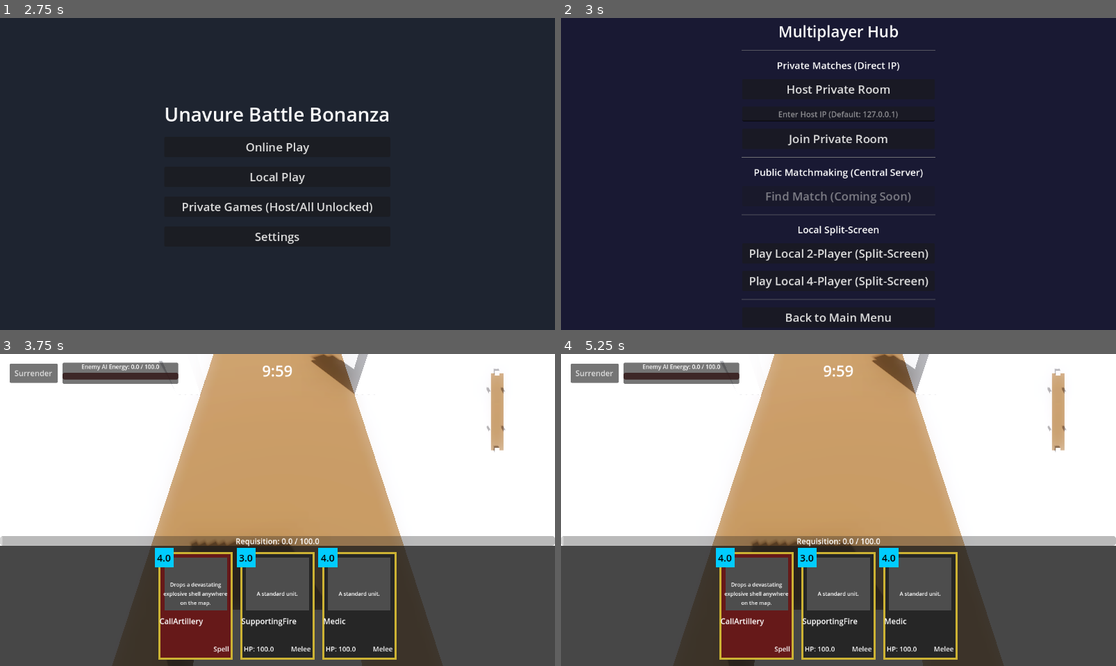
Above: before the commit, frames 1-4 (two rows, left to right).
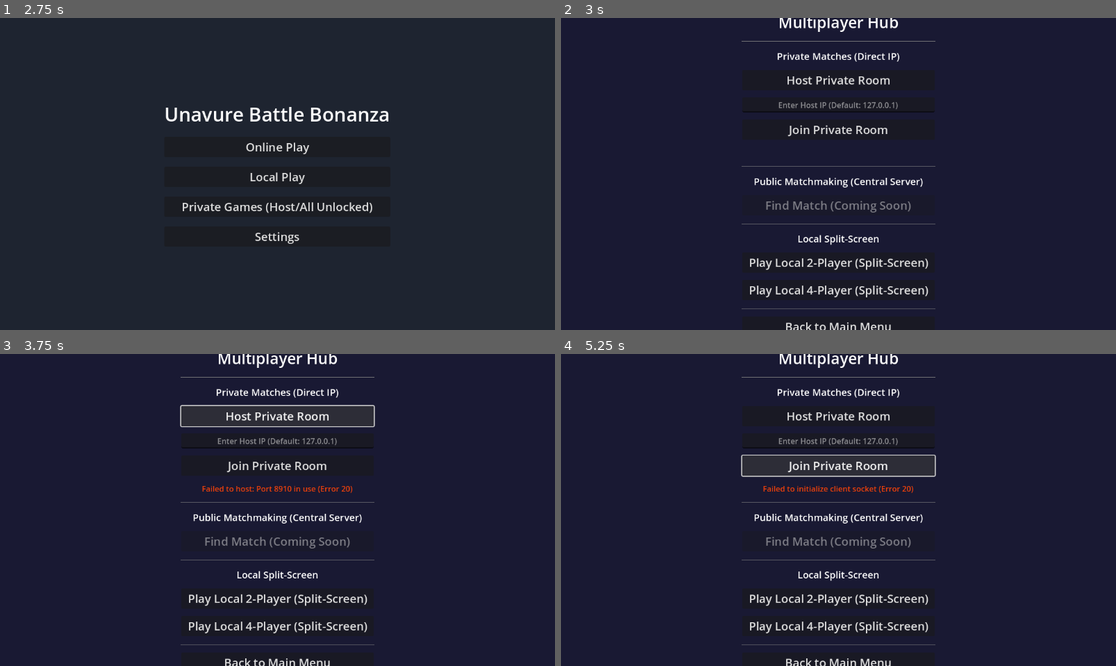
Above: after the commit, the same moments.

Repository: geoffbradford96/UBB_v6
Game: Godot game, scene res://Scenes/BootScreen.tscn
Same seed, same stepped clock (60 frames per second), same inputs: the game is played once before the commit and once after it.
Inputs (mouse positions are in pixels of both pictures, inside the frame that each line leads up to):
- Up to frame 1 (2.75 s): tap Enter at 0.5, 2 s; move the mouse to (399, 158) at 0.52 s; hold Right (ui_right) 0.53-1.25 s; click (399, 158) at 0.67 s; tap Space at 1.25 s; drag from (166, 189) to (249, 236) at 1.27 s; move the mouse to (333, 105) at 2.02 s; hold Right (ui_right) from 2.03 s (still down)
- Up to frame 2 (3 s): release Right (ui_right) at 2.75 s; click "Private Games (Host/All Unloc…" at 2.75 s
- Up to frame 3 (3.75 s): click "Host Private Room" at 3.5 s
- Up to frame 4 (5.25 s): click (594, 372) at 4.25 s, where only the run before the commit has a clickable "Surrender"; click "Join Private Room" at 5 s

Frame 1 is identical in both runs. In frame 2, 7.0% of the frame differs, in the area x 32-68%, y 0-100%; in frame 3, 95%, in the area x 0-100%, y 0-100%; in frame 4, 95%.

Commit message:
Multiplayer and network hardening: peer lifecycle safety, connection signal handling, RPC validation, and state synchronization

Diff:
--- a/Scenes/MultiplayerMenu.tscn
+++ b/Scenes/MultiplayerMenu.tscn
@@ -65,6 +65,12 @@
 theme_override_font_sizes/font_size = 24
 text = "Join Private Room"
 
+[node name="StatusLabel" type="Label" parent="VBoxContainer"]
+layout_mode = 2
+theme_override_font_sizes/font_size = 16
+theme_override_colors/font_color = Color(0.95, 0.85, 0.2, 1)
+horizontal_alignment = 1
+
 [node name="HSeparator2" type="HSeparator" parent="VBoxContainer"]
 layout_mode = 2
 
--- a/Scripts/ArenaManager.gd
+++ b/Scripts/ArenaManager.gd
@@ -114,6 +114,29 @@
 
     setup_match()
 
+    if multiplayer.has_multiplayer_peer():
+        if not multiplayer.peer_disconnected.is_connected(_on_peer_disconnected):
+            multiplayer.peer_disconnected.connect(_on_peer_disconnected)
+        if not multiplayer.server_disconnected.is_connected(_on_server_disconnected):
+            multiplayer.server_disconnected.connect(_on_server_disconnected)
+
+func _exit_tree():
+    if multiplayer.has_multiplayer_peer():
+        if multiplayer.peer_disconnected.is_connected(_on_peer_disconnected):
+            multiplayer.peer_disconnected.disconnect(_on_peer_disconnected)
+        if multiplayer.server_disconnected.is_connected(_on_server_disconnected):
+            multiplayer.server_disconnected.disconnect(_on_server_disconnected)
+
+func _on_peer_disconnected(id: int):
+    print("Multiplayer peer disconnected: ", id)
+    if GameState.current_mode.begins_with("ONLINE"):
+        _end_match("OPPONENT DISCONNECTED! Victory by forfeit.")
+
+func _on_server_disconnected():
+    print("Multiplayer server disconnected.")
+    if GameState.current_mode.begins_with("ONLINE"):
+        _end_match("HOST DISCONNECTED FROM SERVER.")
+
 func setup_match():
 
     var is_4p_mode = (GameState.current_mode == "LOCAL_SPLIT_4P" or GameState.map_selected == "Arena_4P.tscn")
@@ -185,8 +208,11 @@
         match_timer -= delta
         if match_timer <= 0:
             match_timer = 0
-            sudden_death_active = true
-            _start_beast_of_nothingness()
+            if multiplayer.has_multiplayer_peer() and multiplayer.multiplayer_peer.get_connection_status() == MultiplayerPeer.CONNECTION_CONNECTED:
+                if multiplayer.is_server():
+                    rpc("sync_start_sudden_death")
+            else:
+                sync_start_sudden_death()
     else:
         beast_timer -= delta
         if beast_timer <= 0:
@@ -238,15 +264,33 @@
 
             if p.ui:
                 p.ui.update_requisition(p.req, max_requisition)
-                # Find opposing bot or player to update enemy requisition display
-                var enemy_req = 0.0
-                var enemy_name = "Enemy AI"
-                for b in get_children():
-                    if b is BotAI and b.my_team != p.team:
-                        enemy_req = b.current_requisition
-                        enemy_name = b.my_team + " AI"
-                        break
-                p.ui.update_enemy_requisition(enemy_req, max_requisition, enemy_name)
+                if multiplayer.has_multiplayer_peer() and multiplayer.multiplayer_peer.get_connection_status() == MultiplayerPeer.CONNECTION_CONNECTED:
+                    # Synchronize requisition across network for live enemy meter
+                    rpc("sync_requisition", p.team, p.req)
+                else:
+                    # Find opposing bot to update enemy requisition display
+                    var enemy_req = 0.0
+                    var enemy_name = "Enemy AI"
+                    for b in get_children():
+                        if b is BotAI and b.my_team != p.team:
+                            enemy_req = b.current_requisition
+                            enemy_name = b.my_team + " AI"
+                            break
+                    p.ui.update_enemy_requisition(enemy_req, max_requisition, enemy_name)
+
+@rpc("authority", "call_local", "reliable")
+func sync_start_sudden_death():
+    sudden_death_active = true
+    match_timer = 0.0
+    _start_beast_of_nothingness()
+
+@rpc("any_peer", "unreliable")
+func sync_requisition(team: String, req_val: float):
+    if is_nan(req_val) or is_inf(req_val): return
+    req_val = clampf(req_val, 0.0, max_requisition)
+    for p in players:
+        if p.ui and p.team != team:
+            p.ui.update_enemy_requisition(req_val, max_requisition, "Opponent (" + team + ")")
 
 func _on_ui_card_selected(card_ui, ui_instance):
     var p = _get_player_by_ui(ui_instance)
@@ -391,6 +435,27 @@
 
 @rpc("any_peer", "call_local", "reliable")
 func sync_spawn_card(card_path: String, pos: Vector3, team: String, unique_id: String):
+    # Security: Strict validation of card path
+    if not card_path.begins_with("res://Data/Cards/") or not (card_path.ends_with(".tres") or card_path.ends_with(".tres.remap")):
+        push_warning("Security: Rejected unauthorized card path in RPC: " + str(card_path))
+        return
+
+    # Security: Validate position coordinates (finite, non-NaN, within arena bounds)
+    if is_nan(pos.x) or is_nan(pos.y) or is_nan(pos.z) or is_inf(pos.x) or is_inf(pos.y) or is_inf(pos.z):
+        push_warning("Security: Rejected NaN/Inf position in sync_spawn_card")
+        return
+    if abs(pos.x) > 200.0 or abs(pos.z) > 200.0:
+        push_warning("Security: Rejected out-of-bounds spawn position: " + str(pos))
+        return
+
+    # Security: Validate caller authority to prevent team spoofing
+    if multiplayer.has_multiplayer_peer() and multiplayer.multiplayer_peer.get_connection_status() == MultiplayerPeer.CONNECTION_CONNECTED:
+        var sender_id = multiplayer.get_remote_sender_id()
+        if sender_id != 0 and sender_id != 1: # Sent by client peer
+            if team == "SideA":
+                push_warning("Security: Client attempted to spawn unit for SideA (Host). Overriding to SideB.")
+                team = "SideB"
+
     var data = load(card_path)
     if data == null or not "unit_scene" in data or data.unit_scene == null: return
 
@@ -428,6 +493,10 @@
 
 func _on_koth_tick():
     if get_tree().paused: return
+    if multiplayer.has_multiplayer_peer() and multiplayer.multiplayer_peer.get_connection_status() == MultiplayerPeer.CONNECTION_CONNECTED:
+        if not multiplayer.is_server():
+            return
+
     var koth_zone = get_node_or_null("KotH_Zone")
     if not koth_zone: return
     var bodies = koth_zone.get_overlapping_bodies()
@@ -452,8 +521,15 @@
             tied = true
     if not tied and dominant_team != "":
         koth_points[dominant_team] += 1
+        if multiplayer.has_multiplayer_peer() and multiplayer.is_server():
+            rpc("sync_koth_points", dominant_team, koth_points[dominant_team])
         if koth_points[dominant_team] >= 100:
-            _end_match(dominant_team + " WINS THE MATCH BY KOTH!")
+            _end_match(dominant_team + " WINS THE MATCH BY KOTH!", dominant_team)
+
+@rpc("authority", "unreliable")
+func sync_koth_points(team: String, points: int):
+    if koth_points.has(team):
+        koth_points[team] = points
 
 
 func _get_team_faction(team: String) -> String:
@@ -868,16 +944,39 @@
     btw.parallel().tween_property(bmat, "albedo_color:a", 0.0, 0.6)
     btw.tween_callback(burst.queue_free)
 
-func _end_match(message: String):
+func _end_match(message: String, winning_team: String = ""):
+    if multiplayer.has_multiplayer_peer() and multiplayer.multiplayer_peer.get_connection_status() == MultiplayerPeer.CONNECTION_CONNECTED:
+        if multiplayer.is_server():
+            rpc("sync_end_match", message, winning_team)
+        else:
+            if "DISCONNECTED" in message:
+                sync_end_match(message, winning_team)
+    else:
+        sync_end_match(message, winning_team)
+
+@rpc("authority", "call_local", "reliable")
+func sync_end_match(message: String, winning_team: String = ""):
     if get_tree().paused: return
     get_tree().paused = true
-    print(message)
+
+    var my_team = "SideA"
+    if players.size() == 1:
+        my_team = players[0].team
+
+    var final_message = message
+    if winning_team != "" and players.size() == 1 and GameState.current_mode != "AI_VS_AI":
+        if winning_team == my_team:
+            final_message = "VICTORY! " + (message if not message.begins_with("DEFEAT") else "All opposing bases destroyed.")
+        else:
+            final_message = "DEFEAT! " + winning_team + " is victorious."
+
+    print(final_message)
     var ui = get_node_or_null("InGameUI")
     if not ui and players.size() > 0: ui = players[0].ui
 
     if ui:
         var lbl = Label.new()
-        lbl.text = message
+        lbl.text = final_message
         lbl.set_anchors_and_offsets_preset(Control.PRESET_FULL_RECT)
         lbl.horizontal_alignment = HORIZONTAL_ALIGNMENT_CENTER
         lbl.vertical_alignment = VERTICAL_ALIGNMENT_CENTER
@@ -889,6 +988,7 @@
 
     await get_tree().create_timer(4.0, true, false, true).timeout
     get_tree().paused = false
+    GameState.disconnect_multiplayer()
     get_tree().change_scene_to_file("res://Scenes/ModeHub.tscn")
 
 func _animate_faction_structures(delta):
--- a/Scripts/GameState.gd
+++ b/Scripts/GameState.gd
@@ -67,18 +67,34 @@
 	set(value):
 		player_decks["Player1"] = value
 
-func host_game():
+func host_game() -> Error:
+	disconnect_multiplayer()
+	peer = ENetMultiplayerPeer.new()
 	var error = peer.create_server(8910, match_player_count)
 	if error == OK:
 		multiplayer.multiplayer_peer = peer
 		print("Hosting game on port 8910")
 	else:
-		print("Failed to host game: ", error)
+		print("Failed to host game on port 8910: Error ", error)
+	return error
 
-func join_game(ip: String):
-	var error = peer.create_client(ip, 8910)
+func join_game(ip: String) -> Error:
+	disconnect_multiplayer()
+	peer = ENetMultiplayerPeer.new()
+	var clean_ip = ip.strip_edges()
+	if clean_ip.is_empty():
+		clean_ip = "127.0.0.1"
+	var error = peer.create_client(clean_ip, 8910)
 	if error == OK:
 		multiplayer.multiplayer_peer = peer
-		print("Joining game at ", ip)
+		print("Connecting to game at ", clean_ip, ":8910")
 	else:
-		print("Failed to join game: ", error)
+		print("Failed to join game at ", clean_ip, ": Error ", error)
+	return error
+
+func disconnect_multiplayer():
+	if multiplayer.has_multiplayer_peer():
+		multiplayer.multiplayer_peer = null
+	if peer:
+		peer.close()
+	peer = ENetMultiplayerPeer.new()
--- a/Scripts/HealthComponent.gd
+++ b/Scripts/HealthComponent.gd
@@ -165,11 +165,11 @@
 				elif teams_alive.size() == 1:
 					var winner = teams_alive[0]
 					if GameState.current_mode == "AI_VS_AI":
-						am._end_match("MATCH OVER! " + winner + " IS VICTORIOUS!")
+						am._end_match("MATCH OVER! " + winner + " IS VICTORIOUS!", winner)
 					elif winner == my_team:
-						am._end_match("VICTORY! All opposing bases destroyed.")
+						am._end_match("VICTORY! All opposing bases destroyed.", winner)
 					else:
-						am._end_match("DEFEAT! " + winner + " destroyed all opposing bases.")
+						am._end_match("DEFEAT! " + winner + " destroyed all opposing bases.", winner)
 					return
 
 
--- a/Scripts/MultiplayerMenu.gd
+++ b/Scripts/MultiplayerMenu.gd
@@ -1,23 +1,97 @@
 extends Control
 
+@onready var status_label = $VBoxContainer.get_node_or_null("StatusLabel")
+@onready var host_btn = $VBoxContainer/HostBtn
+@onready var join_btn = $VBoxContainer/JoinBtn
+@onready var ip_input = $VBoxContainer/IPInput
+
+func _ready():
+	# Clean up any lingering connections from previous sessions
+	GameState.disconnect_multiplayer()
+
+	if not multiplayer.connected_to_server.is_connected(_on_connected_to_server):
+		multiplayer.connected_to_server.connect(_on_connected_to_server)
+	if not multiplayer.connection_failed.is_connected(_on_connection_failed):
+		multiplayer.connection_failed.connect(_on_connection_failed)
+	if not multiplayer.server_disconnected.is_connected(_on_server_disconnected):
+		multiplayer.server_disconnected.connect(_on_server_disconnected)
+
+func _exit_tree():
+	if multiplayer.connected_to_server.is_connected(_on_connected_to_server):
+		multiplayer.connected_to_server.disconnect(_on_connected_to_server)
+	if multiplayer.connection_failed.is_connected(_on_connection_failed):
+		multiplayer.connection_failed.disconnect(_on_connection_failed)
+	if multiplayer.server_disconnected.is_connected(_on_server_disconnected):
+		multiplayer.server_disconnected.disconnect(_on_server_disconnected)
+
 func _on_host_pressed():
-	print("Hosting server...")
+	if status_label:
+		status_label.text = "Starting host server on port 8910..."
+		status_label.modulate = Color(0.95, 0.85, 0.2)
+
 	GameState.current_mode = "ONLINE_HOST"
-	GameState.host_game()
+	var err = GameState.host_game()
+	if err == OK:
+		GameState.load_decks()
+		if status_label:
+			status_label.text = "Host server ready! Loading arena..."
+			status_label.modulate = Color(0.2, 1.0, 0.4)
+		var target_map = GameState.map_selected if GameState.map_selected != "" else "Arena.tscn"
+		get_tree().change_scene_to_file("res://Scenes/" + target_map)
+	else:
+		if status_label:
+			status_label.text = "Failed to host: Port 8910 in use (Error " + str(err) + ")"
+			status_label.modulate = Color(1.0, 0.3, 0.2)
+
+func _on_join_pressed():
+	var ip = ip_input.text.strip_edges() if ip_input else ""
+	if ip == "":
+		ip = "127.0.0.1"
+
+	if status_label:
+		status_label.text = "Connecting to " + ip + ":8910... Please wait."
+		status_label.modulate = Color(0.95, 0.85, 0.2)
+
+	host_btn.disabled = true
+	join_btn.disabled = true
+
+	GameState.current_mode = "ONLINE_JOIN"
+	var err = GameState.join_game(ip)
+	if err != OK:
+		if status_label:
+			status_label.text = "Failed to initialize client socket (Error " + str(err) + ")"
+			status_label.modulate = Color(1.0, 0.3, 0.2)
+		host_btn.disabled = false
+		join_btn.disabled = false
+
+func _on_connected_to_server():
+	print("Connected to host server successfully!")
+	if status_label:
+		status_label.text = "Connected! Loading battle..."
+		status_label.modulate = Color(0.2, 1.0, 0.4)
 	GameState.load_decks()
 	var target_map = GameState.map_selected if GameState.map_selected != "" else "Arena.tscn"
 	get_tree().change_scene_to_file("res://Scenes/" + target_map)
 
-func _on_join_pressed():
-	var ip = $VBoxContainer/IPInput.text
-	if ip == "":
-		ip = "127.0.0.1"
-	print("Joining server at ", ip)
-	GameState.current_mode = "ONLINE_JOIN"
-	GameState.join_game(ip)
-	GameState.load_decks()
-	var target_map = GameState.map_selected if GameState.map_selected != "" else "Arena.tscn"
-	get_tree().change_scene_to_file("res://Scenes/" + target_map)
+func _on_connection_failed():
+	print("Connection to host failed.")
+	var ip = ip_input.text.strip_edges() if ip_input else "127.0.0.1"
+	if ip == "": ip = "127.0.0.1"
+	if status_label:
+		status_label.text = "Connection failed! Host not reachable at " + ip + ":8910"
+		status_label.modulate = Color(1.0, 0.3, 0.2)
+	host_btn.disabled = false
+	join_btn.disabled = false
+	GameState.disconnect_multiplayer()
+
+func _on_server_disconnected():
+	print("Disconnected from server.")
+	if status_label:
+		status_label.text = "Server connection lost."
+		status_label.modulate = Color(1.0, 0.3, 0.2)
+	host_btn.disabled = false
+	join_btn.disabled = false
+	GameState.disconnect_multiplayer()
 
 func _on_local_2p_pressed():
 	GameState.current_mode = "LOCAL_SPLIT_2P"
@@ -28,6 +102,5 @@
 	get_tree().change_scene_to_file("res://Scenes/Arena_4P.tscn")
 
 func _on_back_pressed():
-	if multiplayer.has_multiplayer_peer():
-		multiplayer.multiplayer_peer = null
+	GameState.disconnect_multiplayer()
 	get_tree().change_scene_to_file("res://Scenes/ModeHub.tscn")
